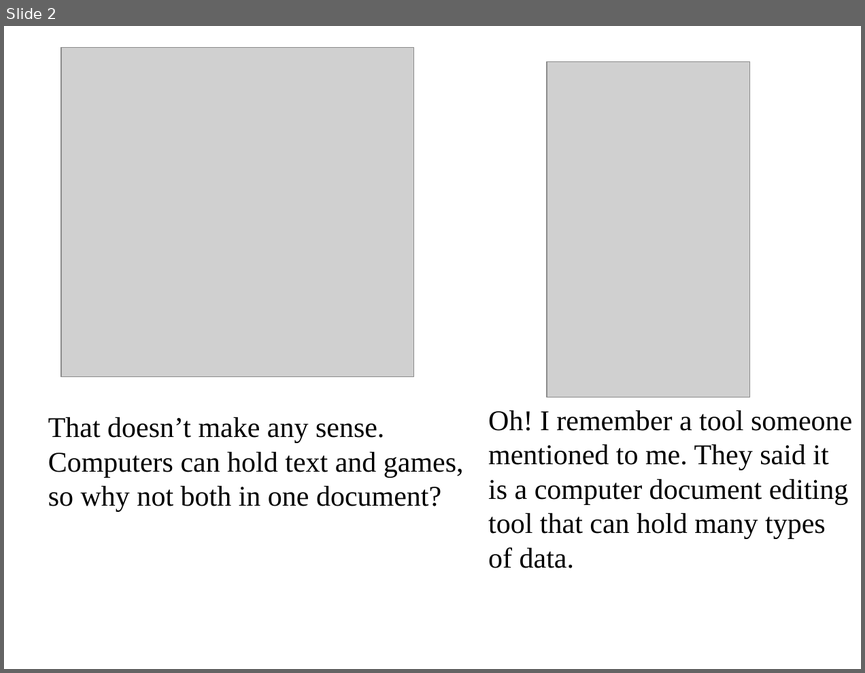
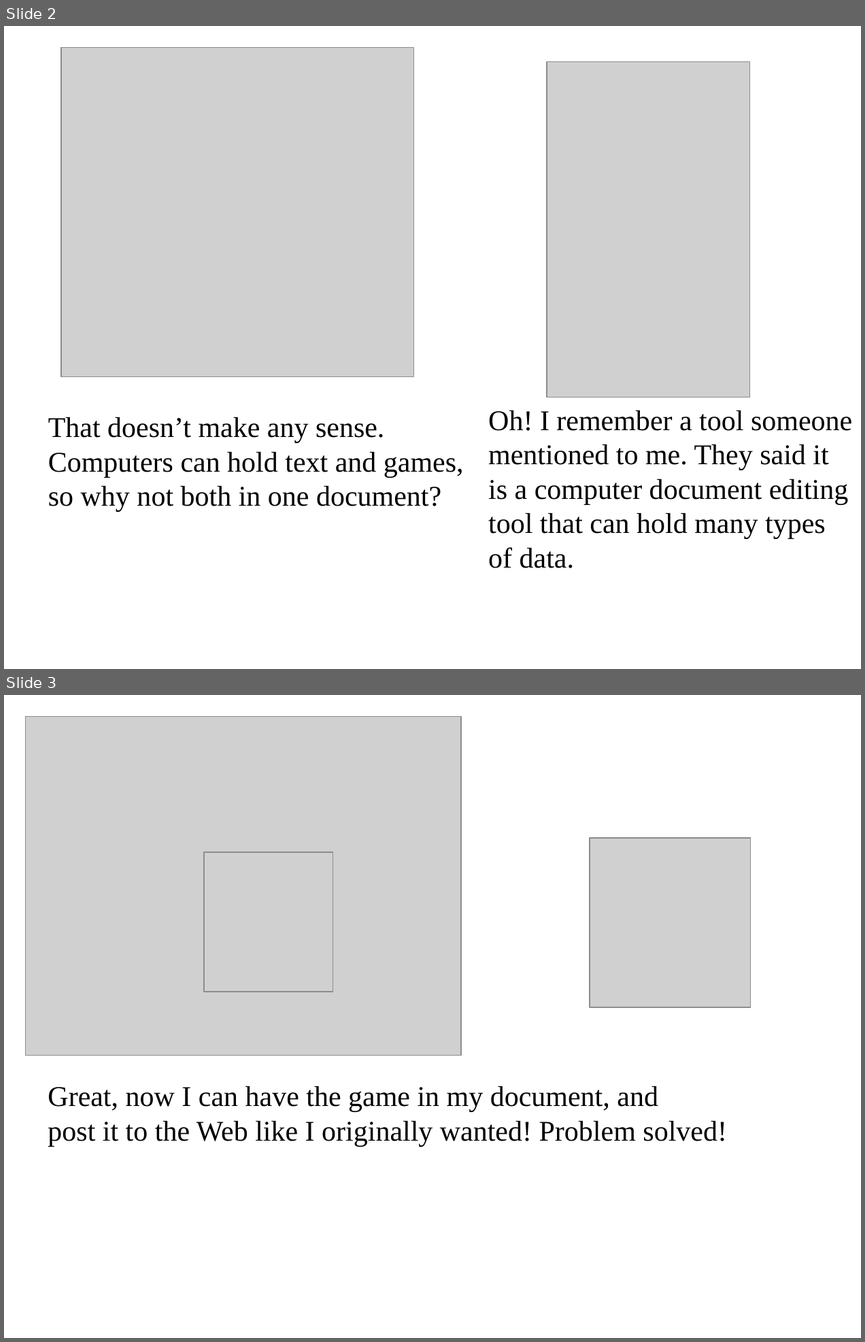
Before and after one commit to ethus3h/ember-client, a slide deck: mockup/Storyboard.ppt. Shown one above the other, each under a label of ours: slide 2 before the commit, slides 2 and 3 after it. The pictures are 865x673 and 865x1342 pixels, drawn with LibreOffice and Linux fonts; fonts in the diff are those of the drawing; grey boxes stand for pictures. Boxes give left, top, right and bottom in pixels: in the first picture for what was removed or moved away, otherwise in the second. Text is boxed around its words. In the diff, an @@ line names an element or a change of style, - is before the commit and + after.

```diff
--- a/mockup/Storyboard.ppt
+++ b/mockup/Storyboard.ppt
@@ slide 3 added at (x1=4, y1=695, x2=861, y2=1338), background #FFFFFF @@
@@ picture added at (x1=26, y1=717, x2=461, y2=1055) @@
@@ picture added at (x1=204, y1=852, x2=332, y2=991) @@
@@ picture added at (x1=589, y1=838, x2=750, y2=1008) @@
@@ text added at (x1=48, y1=1086, x2=727, y2=1147), 24 pt, text #000000 @@
+Great, now I can have the game in my document, and
+post it to the Web like I originally wanted! Problem solved!
```
Also in this commit, not shown: 1 slide removed.
